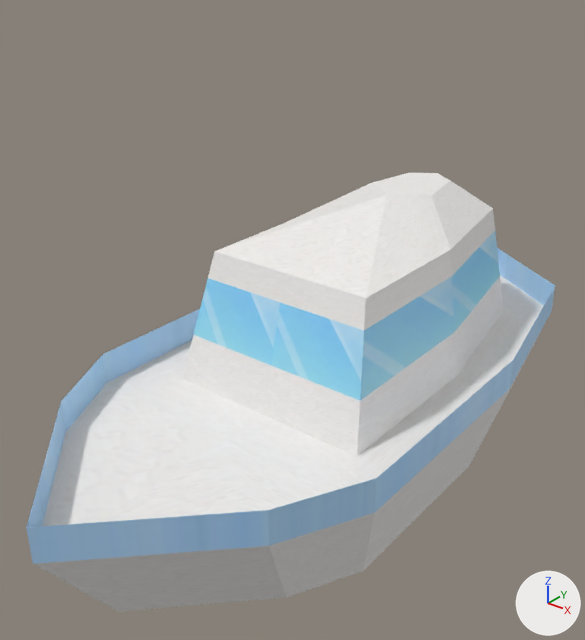
A saved change to the glTF model assets/Boat/boat.glb.
Camera for both pictures: a 50 mm lens placed at (12.9, -13.1, 15.5), pointed at (-0.5, 3.7, 5.1). The lights are fixed; the arrows at lower right show +X, +Y and +Z. The first picture is the older version. Where no turn or scale is listed for an object, it has been applied to the vertices. Vertices at exactly the same position are counted once.
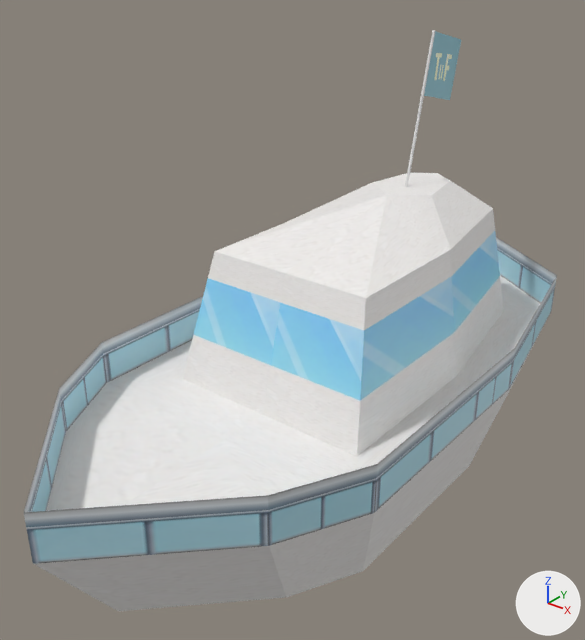
The change, as a list of edits to the scene's bpy script:
```text
Add img_filler:
    img_filler = load_image('Filler', '_unpacked/Filler', 1448, 1086, 'sRGB')
Add img_game_icon2:
    img_game_icon2 = load_image('game icon2', '_unpacked/game_icon2', 1024, 1024, 'sRGB')
Add mat_material_001:
    mat_material_001 = principled_material('Material.001')
    mat_material_001.texture = img_filler
Add mat_game_icon2:
    mat_game_icon2 = principled_material('game icon2')
    mat_game_icon2.texture = img_game_icon2  # with its transparency
Change me_cube:
    used by ob_cube; location = (0.0, 0.0, 0.0)
    remove me_cube.from_pydata(...)  # 99 vertices, 194 faces; spans x -4.8..4.8, y -6.0..15.8, z 0.0..8.0
    add me_cube.from_pydata(...)  # 111 vertices, 218 faces; spans x -4.8..4.8, y -6.0..15.8, z 0.0..8.0
    me_cube part 1
    12 new vertices lie (0.0, 0.0, 0.4) away from vertices in x -4.8..4.8, y -6.0..15.8, z 4.0
    24 new faces join them, mat_material_001 (picture img_filler)
    me_cube part 2: 24 faces spanning x -4.8..4.8, y -6.0..15.8, z 3.0..4.0 switch from mat_material (picture img_texturesbutdesign) to mat_material_001 (picture img_filler)
Add me_game_icon2:
    me_game_icon2.from_pydata(...)  # 4 vertices, 2 faces; spans x 0.0, y -1.14..1.14, z -1.14..1.14
    me_game_icon2.materials.append(mat_game_icon2)  # picture img_game_icon2
Add me_cylinder:
    me_cylinder.from_pydata(...)  # 64 vertices, 124 faces; spans x -0.05..0.05, y -0.29..0.91, z -0.17..4.63
Add ob_game_icon2:
    ob_game_icon2 = bpy.data.objects.new('game icon2', me_game_icon2)
    ob_game_icon2.location = (0.0, 10.53, 11.48)
Add ob_cylinder:
    ob_cylinder = bpy.data.objects.new('Cylinder', me_cylinder)
    ob_cylinder.location = (0.0, 9.0, 8.0)
```

Changed parts and their boxes (x1, y1, x2, y2) in the pictures (585 x 640 px):
'Cube', reshaped: before (26, 173, 555, 611); after (24, 173, 557, 611)
'game icon2', added (cyan): after (424, 31, 461, 100)
'Cylinder', added: after (405, 30, 435, 187)
part 1 of me_cube, added: after (24, 237, 557, 527)
part 2 of me_cube, recoloured: (26, 248, 555, 564) in both
